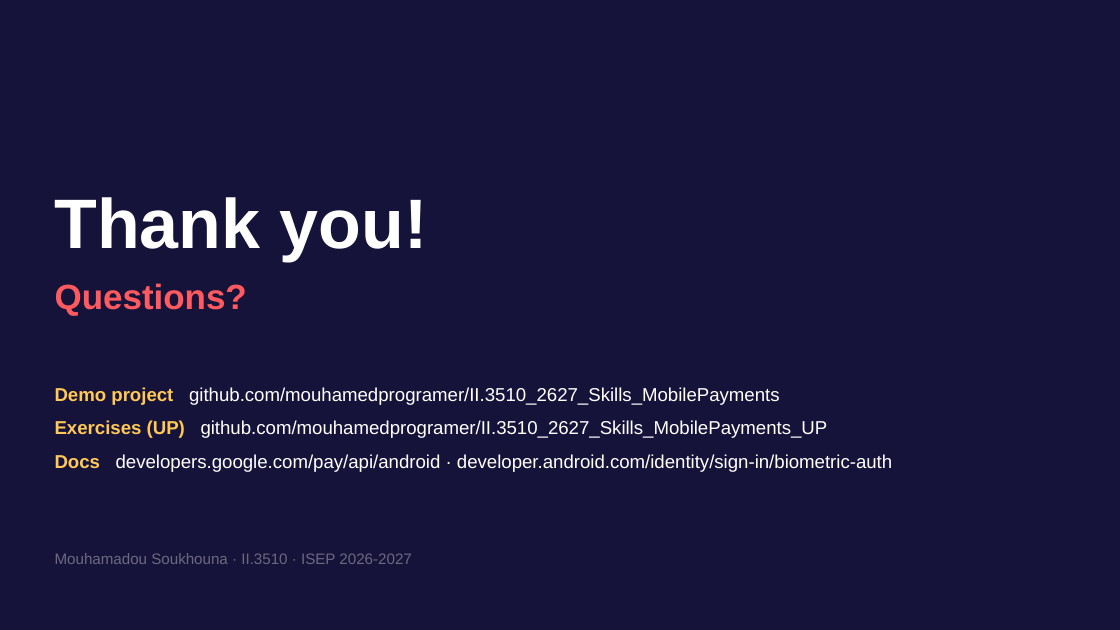
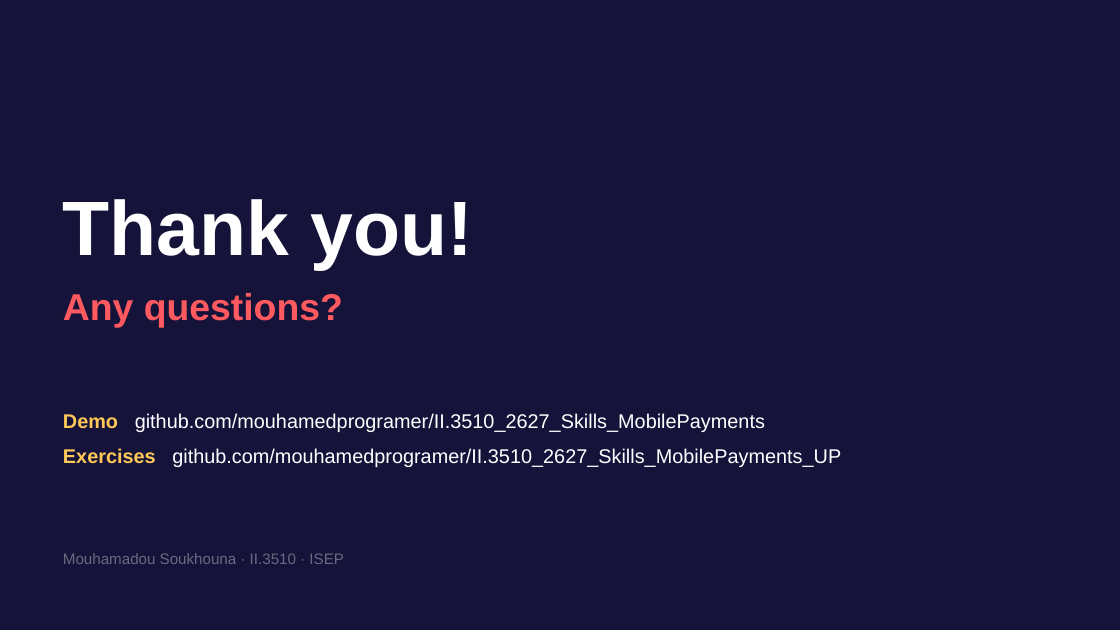
Before and after one commit to mouhamedprogramer/II.3510_2627_Skills_MobilePayments_UP, a slide deck: slide 10 of slides/II.3510_2627_Skills_MobilePayments.pptx (slide 16 before the commit). Drawn at 1120x630 pixels with LibreOffice and Linux fonts; fonts in the diff are those of the drawing. Boxes give left, top, right and bottom in pixels: in the first picture for what was removed or moved away, otherwise in the second. Text is boxed around its words. In the diff, an @@ line names an element or a change of style, - is before the commit and + after.

```diff
--- a/slides/II.3510_2627_Skills_MobilePayments.pptx
+++ b/slides/II.3510_2627_Skills_MobilePayments.pptx
@@ text "Thank you!": place and size @@
-text "Thank you!" at [55,197,428,261]
+text "Thank you!" at [63,199,473,270]
@@ text "Thank you!" at [63,199,473,270]: size 60 to 66 pt @@
@@ text at [63,293,343,328]: text changed; size 30 to 32 pt @@
-Questions?
+Any questions?
@@ text at [63,413,841,467]: text changed; size 16 to 17 pt @@
-Demo project github.com/mouhamedprogramer/II.3510_2627_Skills_MobilePayments
-Exercises (UP) github.com/mouhamedprogramer/II.3510_2627_Skills_MobilePayments_UP
-Docs developers.google.com/pay/api/android · developer.android.com/identity/sign-in/biometric-auth
+Demo github.com/mouhamedprogramer/II.3510_2627_Skills_MobilePayments
+Exercises github.com/mouhamedprogramer/II.3510_2627_Skills_MobilePayments_UP
@@ text at [63,553,344,564]: text changed @@
-Mouhamadou Soukhouna · II.3510 · ISEP 2026-2027
+Mouhamadou Soukhouna · II.3510 · ISEP
```
Also in this commit, not shown: 9 slides added, 15 slides removed, 1 other file.
